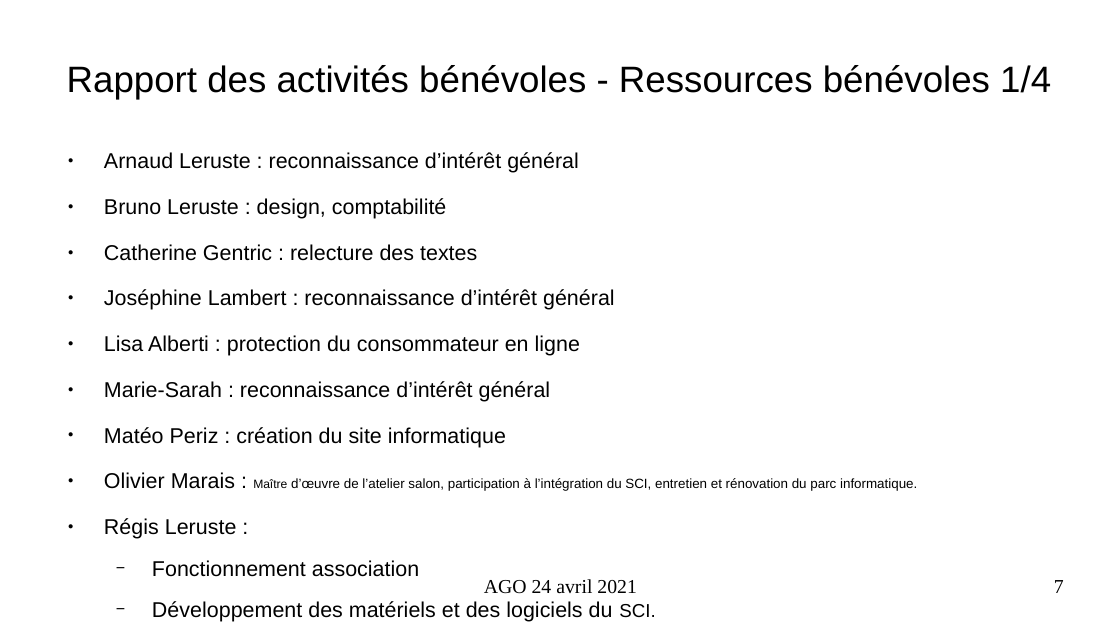
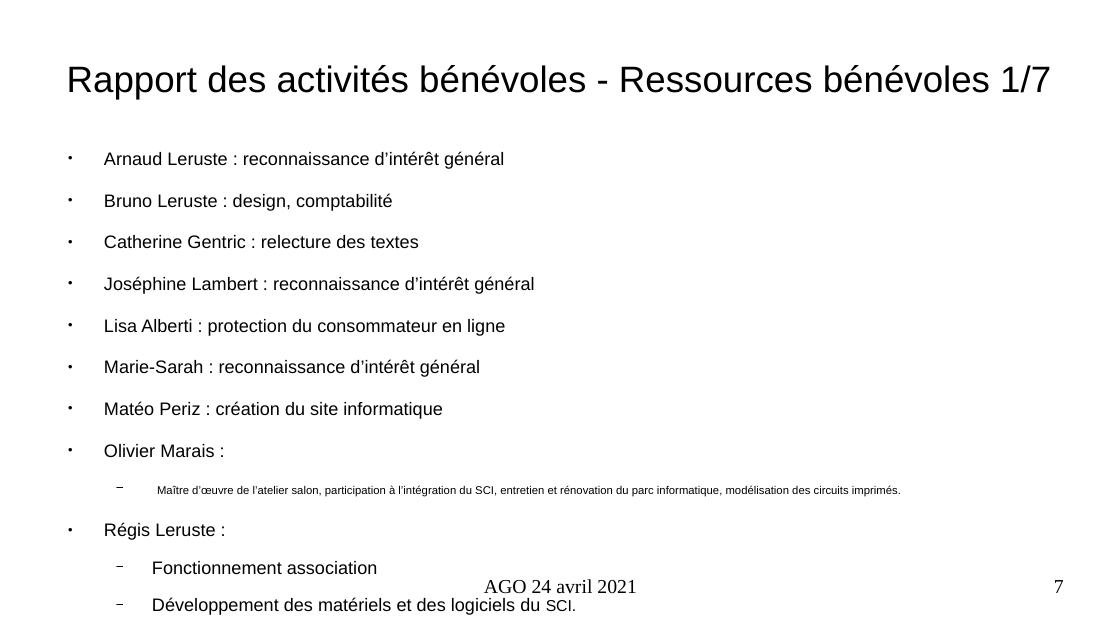
Before and after one commit to AIREL46/SCAO, a slide deck: slide 7 of association/2021/presentation-ago-24-avril-2021.odp. Drawn at 1120x630 pixels with LibreOffice and Linux fonts; fonts in the diff are those of the drawing. Boxes give left, top, right and bottom in pixels: in the first picture for what was removed or moved away, otherwise in the second. Text is boxed around its words. In the diff, an @@ line names an element or a change of style, - is before the commit and + after.

```diff
--- a/association/2021/presentation-ago-24-avril-2021.odp
+++ b/association/2021/presentation-ago-24-avril-2021.odp
@@ title at (x1=67, y1=65, x2=1051, y2=99): text changed @@
-Rapport des activités bénévoles - Ressources bénévoles 1/4
+Rapport des activités bénévoles - Ressources bénévoles 1/7
@@ text at (x1=104, y1=151, x2=577, y2=615): size 15.2 to 12.8 pt in "Arnaud Leruste : reconnaissance d’intérêt général", "Bruno Leruste : design, comptabilité", "Catherine Gentric : relecture des textes", "Joséphine Lambert : reconnaissance d’intérêt général" and 6 more places; size 13.3 to 11.2 pt in "SCI." @@
@@ text at (x1=104, y1=444, x2=901, y2=497): text changed; size 9.5 to 8 pt @@
-● Olivier Marais : Maître d’œuvre de l’atelier salon, participation à l’intégration du SCI, entretien et rénovation du parc informatique.
+● Olivier Marais :
+  − Maître d’œuvre de l’atelier salon, participation à l’intégration du SCI, entretien et rénovation du parc informatique, modélisation des circuits imprimés.
```
Also in this commit, not shown: 12 other slides changed, 5 slides added, 8 other files.
